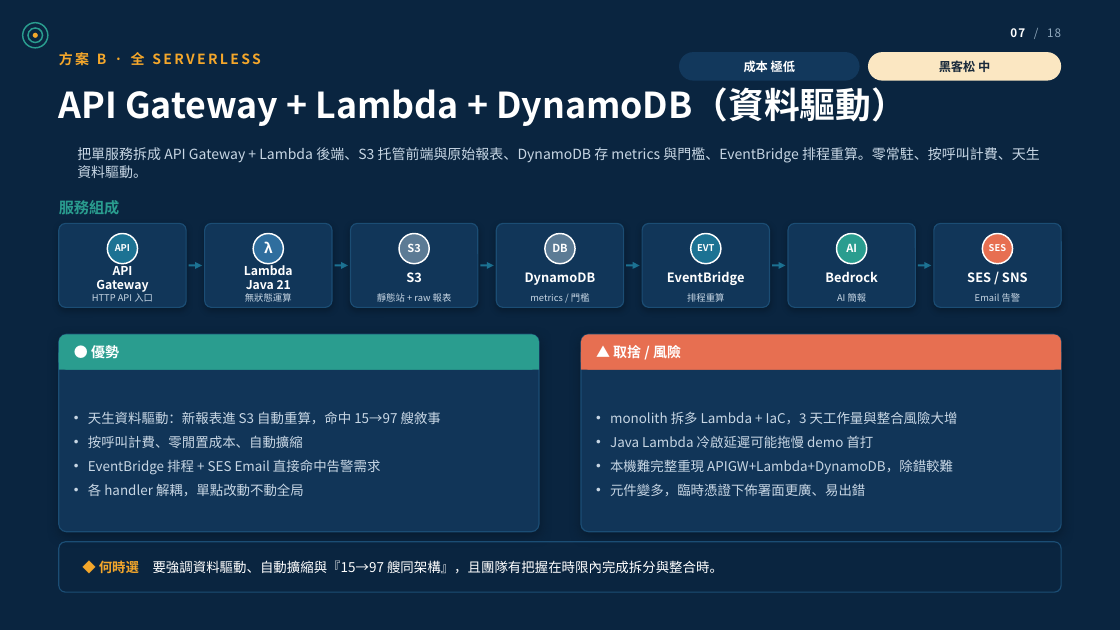
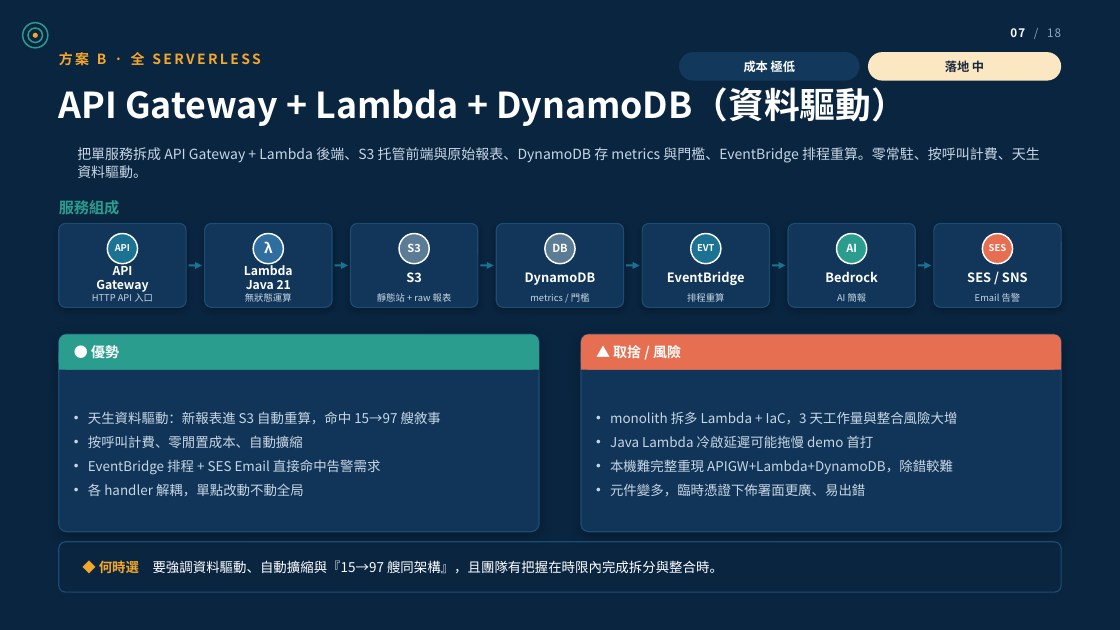
Before and after one commit to wsx5031060310guy/fleetmind-yang-ming-hackathon, a slide deck: slide 7 of apps/api/src/main/resources/static/deck/fleetmind-aws-architecture.pptx. Drawn at 1120x630 pixels with LibreOffice and Linux fonts; fonts in the diff are those of the drawing; background and template pictures are left out. Boxes give left, top, right and bottom in pixels: in the first picture for what was removed or moved away, otherwise in the second. Text is boxed around its words. In the diff, an @@ line names an element or a change of style, - is before the commit and + after.

```diff
--- a/apps/api/src/main/resources/static/deck/fleetmind-aws-architecture.pptx
+++ b/apps/api/src/main/resources/static/deck/fleetmind-aws-architecture.pptx
@@ text at <box>945,58,984,75</box>: text changed @@
-黑客松 中
+落地 中
```
Also in this commit, not shown: 7 other slides changed, 33 other files.
